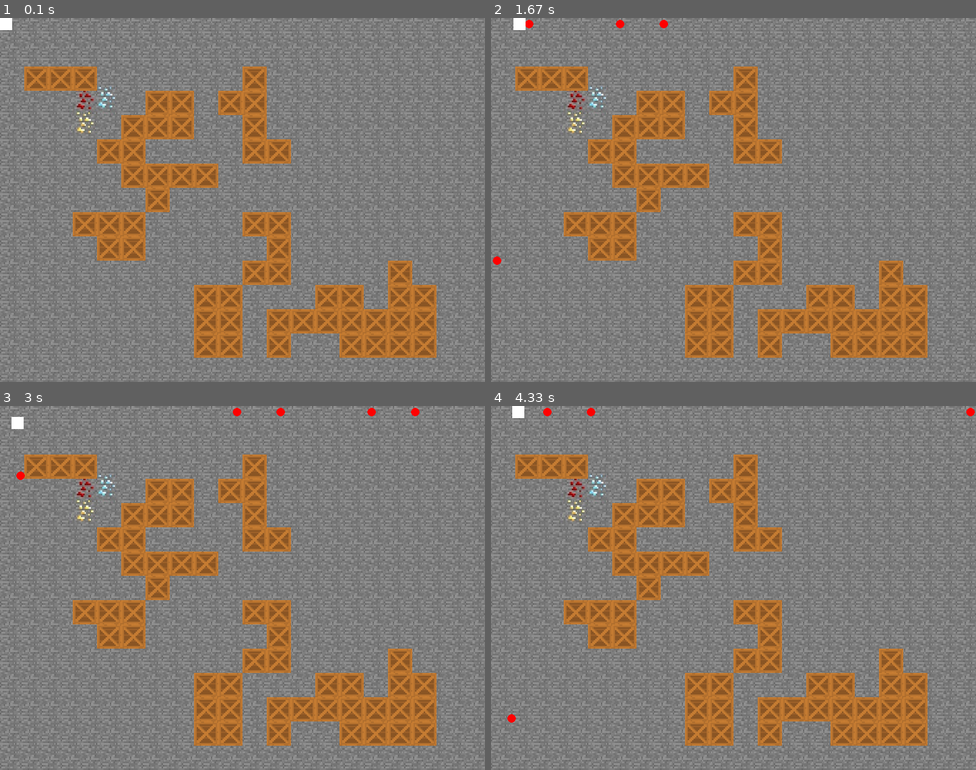
Above: before the commit, frames 1-4 (two rows, left to right).
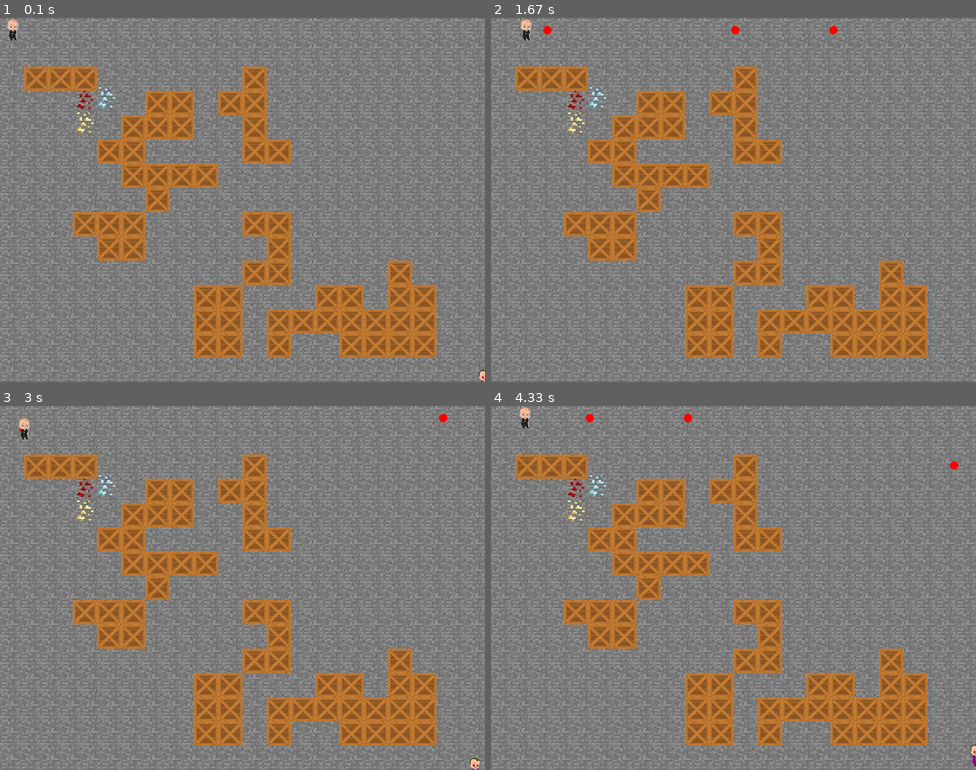
Above: after the commit, the same moments.

Repository: Pahtll/PyGameProjectDec2023
Game: pygame game, started from main.py
Same seed, same stepped clock (60 frames per second), same inputs: the game is played once before the commit and once after it.
Inputs (mouse positions are in pixels of both pictures, inside the frame that each line leads up to):
- Up to frame 1 (0.1 s): no input
- Up to frame 2 (1.67 s): tap Space at 0.33, 0.73, 1.03, 1.23, 1.57 s; hold Right 0.67-1.13 s; hold D 0.67-1.13 s; move the mouse to (888, 189) at 0.7 s; tap Right Ctrl at 0.82 s; hold Up 1.17-1.47 s; hold W 1.17-1.47 s; move the mouse to (617, 203) at 1.2 s; hold Right from 1.5 s (still down); hold D from 1.5 s (still down); move the mouse to (583, 145) at 1.53 s
- Up to frame 3 (3 s): tap Space at 1.87, 2.07, 2.37, 2.63, 2.97 s; release Right at 1.97 s; release D at 1.97 s; hold Left 2-2.53 s; hold A 2-2.53 s; move the mouse to (315, 460) at 2.03 s; tap Right Ctrl at 2.15 s; hold Down 2.57-2.87 s; hold S 2.57-2.87 s; move the mouse to (300, 620) at 2.6 s; hold Left from 2.9 s (still down); hold A from 2.9 s (still down); move the mouse to (252, 464) at 2.93 s
- Up to frame 4 (4.33 s): tap Space at 3.27, 3.4, 3.8, 4.1 s; release Left at 3.3 s; release A at 3.3 s; hold Up 3.33-3.7 s; hold W 3.33-3.7 s; move the mouse to (558, 577) at 3.37 s; tap Right Ctrl at 3.48 s; hold Right from 3.73 s (still down); hold D from 3.73 s (still down); move the mouse to (738, 624) at 3.77 s

The runs differ from the first frame. In frame 1, 0.2% of the frame differs, in the area x 0-100%, y 0-100%; in frame 2, 0.3%; in frame 3, 0.4%; in frame 4, 0.4%, in the area x 3-100%, y 0-99%.

Commit message:
Wot
Теперь есть два танка и тестовые текстурки для них (Они будут заменены). Также был добавлен фон главного меню, который пока нигде не используется

Co-Authored-By: haieheis <152368849+haieheis@users.noreply.github.com>

Diff:
--- a/main.py
+++ b/main.py
@@ -22,8 +22,8 @@
 pg.display.set_icon(icon)
 
 # Тестовое создание танка
-tank_object = tank.Tank(screen)
-tank_position = (0, 0)
+tank_topleft = tank.TankTopLeft(screen, 0, 0)
+tank_bottomright = tank.TankBottomRight(screen, 778, 578)
 
 # Установка сложности игры // Оставляйте 1 пока что
 controls.set_difficulty(1)
@@ -52,13 +52,17 @@
     # Создание поля из коробок каждый раз по новой
     field_of_boxes.duplicate_screen(screen)
 
-    # Объекту tank1 передаются набор пулек и коробок
-    tank_object.shot(bullets, boxes)
+    # Объекту tank_topleft передаются набор пулек и коробок
+    tank_topleft.shot(bullets, boxes)
+    tank_bottomright.shot(bullets, boxes)
 
     # Отображение спрайта танка
-    tank_object.update()
-    # Объекту tank1 передается список [(x, y), (x1, y1), ...] с содержанием координат коробок
-    tank_object.get_boxes_coordinates([class_instance.coordinates for class_instance in field_of_boxes.boxes])
+    tank_topleft.update()
+    tank_bottomright.update()
+
+    # Объекту tank_topleft передается список [(x, y), (x1, y1), ...] с содержанием координат коробок
+    tank_topleft.get_boxes_coordinates([class_instance.coordinates for class_instance in field_of_boxes.boxes])
+    tank_bottomright.get_boxes_coordinates([class_instance.coordinates for class_instance in field_of_boxes.boxes])
 
     # Нажимаемые клавиши, переменная position для сохранения позиции
     keys_get_pressed = pg.key.get_pressed()
@@ -71,16 +75,19 @@
 
     if menu.is_opened == False:
         """Сюда пишутся все события, которые не должны происходить, когда открывается меню."""
-        # Передаётся класс tank1 для понимания направления танка и корректировки относительно его направления пуль
-        bullets.update(tank_object)
+        # Передаётся класс tank_topleft для понимания направления танка и корректировки относительно его направления пуль
+        bullets.update(tank_topleft)
+        bullets.update(tank_bottomright)
 
         #Передвижение танка
-        tank_object.move(keys_get_pressed, boxes)
+        tank_topleft.move(keys_get_pressed, boxes)
+        tank_bottomright.move(keys_get_pressed, boxes)
 
     for event in pg.event.get():
 
         if menu.is_opened == False:
-            tank_object.generate_bullet(screen, bullets, event)
+            tank_topleft.generate_bullet(screen, bullets, event)
+            tank_bottomright.generate_bullet(screen, bullets, event)
 
         # Открытие меню на esc
         running = menu.open(event)
--- a/tank.py
+++ b/tank.py
@@ -11,12 +11,14 @@
     speed = 5
     damage = 50
 
-    def __init__(self, screen, tank):
+    def __init__(self, screen, tank, team):
         """Создаём пулю в позиции танка"""
         super(Bullet, self).__init__()
         self.screen = screen
-        self.rect = pg.Rect(tank.rect.centerx, tank.rect.centery, 12, 2)
+        self.rect = pg.Rect(tank.rect.centerx, tank.rect.centery, 7, 7)
         self.color = (255, 0, 0)
+        #Нужно для того чтобы разграничивать пули одного танка от пуль другого
+        self.team = team
 
         #Направления выстрела = направление танка
         self.direction = tank.direction
@@ -54,22 +56,77 @@
     speed = 1
     hp = 200
 
-    def __init__(self, screen):
+    def __init__(self, screen, x, y):
         super().__init__()
         self.screen = screen
         self.WIDTH = 20
         self.HEIGHT = 20
-        self.surf = pg.Surface((self.WIDTH, self.HEIGHT))
-        self.surf.fill((255, 255, 255))
+        #self.surf = pg.Surface((self.WIDTH, self.HEIGHT))
         self.rect = self.surf.get_rect()
-        self.x = 0
-        self.y = 0
-        self.rect.x = self.x
-        self.rect.y = self.y
-
+        self.x = x
+        self.y = y
+        self.rect.x = self.x
+        self.rect.y = self.y
+        self.boxes_coordinates = []
+
+    def get_boxes_coordinates(self, transferred_boxes_coordinates):
+        """Получение координат коробок"""
+        self.boxes_coordinates = transferred_boxes_coordinates
+
+    def shot(self, bullets, boxes):
+        """
+        В первом цикле мы берем по пуле из группы спрайтов пуль. Каждая пуля - экземлпяр класса Bullet().
+        Далее отрисовываем каждую пулю.
+        Проверяем дошла ли пуля до границы центром. Если да, то убираем её.
+
+        Во втором цикле мы пробегаемся по коробкам из группы спрайтов коробок.
+        Проверяем касается ли пуля хитбокса коробки, если касается, то возвращает True.
+        Если
+        """
+
+        for bullet in bullets.sprites():
+
+            # Отрисовываем пулю
+            bullet.draw_bullet()
+
+            # Убирает пулю когда она достигает конца экрана
+            if bullet.rect.centerx > 800 or bullet.rect.centery > 600 or bullet.rect.centerx < 0 or bullet.rect.centery < 0:
+                bullets.remove(bullet)
+
+        # Берём по коробке из группы спрайтов коробок. Для проверки
+        for box in boxes.sprites():
+
+            # Если пуля касается хитбокса коробки, то shot = True
+            shot = pg.sprite.spritecollide(box, bullets, True)
+
+            if shot:
+                # От коробки отнимаем урон от пули
+                box.hp -= bullet.damage
+
+                # Удаляем коробку, если она потеряла всем хп
+                if box.hp == 0:
+                    boxes.remove(box)
+
+    def update(self):
+        """
+        Перерисовываем танк на экране.
+        """
+        self.screen.blit(self.surf, self.rect)
+
+    def die(self):
+        """Скажи, а почему ты вместе с танком не сгорел?"""
+        pass
+
+class TankTopLeft(Tank):
+    """
+    Отвечает за верхний левый танк (управление на WASD, стрельба не пробел)
+    """
+    def __init__(self, screen, x, y):
+        self.surf = pg.image.load('images/tank1.png')
+        super().__init__(screen, x, y)
         # direction - направление ствола танка
         self.direction = 'down'
-        self.boxes_coordinates = []
+        #self.surf.fill((0, 255, 0))
 
     def move(self, keys, boxes):
         """Танк перемещается в одном их 4х направлений."""
@@ -79,43 +136,31 @@
                 and (not(y < self.y + self.HEIGHT < y + 40)) and (not(y < self.y < y + 40)))
                                      for x, y in self.boxes_coordinates)):
                 self.x += self.speed
-                self.direction = 'right'
-            else:
-                self.direction = 'right'
+            self.direction = 'right'
 
         elif keys[pg.K_a]:
             if (self.x > 0 and all((not(x <= self.x <= x + 40)) or ((x <= self.x <= x + 40
                 and (not(y < self.y + self.HEIGHT < y + 40))) and (not(y < self.y < y + 40)))
                                      for x, y in self.boxes_coordinates)):
                 self.x -= self.speed
-                self.direction = 'left'
-            else:
-                self.direction = 'left'
+            self.direction = 'left'
 
         elif keys[pg.K_s]:
             if (self.y < 600 and all((not(y <= self.y + self.HEIGHT <= y + 40)) or (y <= self.y + self.HEIGHT <= y + 40
                 and (not(x < self.x + self.WIDTH < x + 40)) and (not(x < self.x < x + 40)))
                                      for x, y in self.boxes_coordinates)):
                 self.y += self.speed
-                self.direction = 'down'
-            else:
-                self.direction = 'down'
+            self.direction = 'down'
 
         elif keys[pg.K_w]:
             if (self.y > 0 and all((not(y <= self.y <= y + 40)) or (y <= self.y <= y + 40
                 and (not (x < self.x + self.WIDTH < x + 40)) and (not (x < self.x < x + 40)))
                                    for x, y in self.boxes_coordinates)):
                 self.y -= self.speed
-                self.direction = 'up'
-            else:
-                self.direction = 'up'
-
-        self.rect.x = self.x
-        self.rect.y = self.y
-
-    def get_boxes_coordinates(self, transferred_boxes_coordinates):
-        """Получение координат коробок"""
-        self.boxes_coordinates = transferred_boxes_coordinates
+            self.direction = 'up'
+
+        self.rect.x = self.x
+        self.rect.y = self.y
 
     def generate_bullet(self, screen, bullets, event):
         """
@@ -126,52 +171,70 @@
 
         if event.type == pg.KEYDOWN:
             if event.key == pg.K_SPACE:
-                bullet = Bullet(screen, self)
+                bullet = Bullet(screen, self, 1)
                 bullets.add(bullet)
 
 
-    def shot(self, bullets, boxes):
-        """
-        В первом цикле мы берем по пуле из группы спрайтов пуль. Каждая пуля - экземлпяр класса Bullet().
-        Далее отрисовываем каждую пулю.
-        Проверяем дошла ли пуля до границы центром. Если да, то убираем её.
-
-        Во втором цикле мы пробегаемся по коробкам из группы спрайтов коробок.
-        Проверяем касается ли пуля хитбокса коробки, если касается, то возвращает True.
-        Если
-        """
-
-        for bullet in bullets.sprites():
-
-            # Отрисовываем пулю
-            bullet.draw_bullet()
-
-            # Убирает пулю когда она достигает конца экрана
-            if bullet.rect.centerx > 800 or bullet.rect.centery > 600 or bullet.rect.centerx < 0 or bullet.rect.centery < 0:
-                bullets.remove(bullet)
-
-        # Берём по коробке из группы спрайтов коробок. Для проверки
-        for box in boxes.sprites():
-
-            # Если пуля касается хитбокса коробки, то shot = True
-            shot = pg.sprite.spritecollide(box, bullets, True)
-
-            if shot:
-                # От коробки отнимаем урон от пули
-                box.hp -= bullet.damage
-
-                # Удаляем коробку, если она потеряла всем хп
-                if box.hp == 0:
-                    boxes.remove(box)
-
-    def update(self):
-        """
-        Перерисовываем танк на экране.
-        """
-        self.screen.blit(self.surf, self.rect)
-
-    def die(self):
-        """Скажи, а почему ты вместе с танком не сгорел?"""
-        pass
-
-    #Что ещё должен делать танчик?
+class TankBottomRight(Tank):
+    """
+    Отвечает за нижний правый танк (управление на стрелочки, стрельба на правый контрол)
+    """
+    def __init__(self, screen, x, y):
+        self.surf = pg.image.load('images/tank2.png')
+        super().__init__(screen, x, y)
+        # direction - направление ствола танка
+        self.direction = 'up'
+        #self.surf.fill((255, 0, 0))
+
+    def move(self, keys, boxes):
+        """Танк перемещается в одном их 4х направлений."""
+        # Изменяем координаты по дельте
+        """Танк перемещается в одном их 4х направлений."""
+        # Изменяем координаты по дельте
+        if keys[pg.K_RIGHT]:
+            if (self.x < 800 and all((not (x <= self.x + self.WIDTH <= x + 40)) or ((x <= self.x + self.WIDTH <= x + 40)
+                                                                                    and (not (
+                            y < self.y + self.HEIGHT < y + 40)) and (not (y < self.y < y + 40)))
+                                     for x, y in self.boxes_coordinates)):
+                self.x += self.speed
+            self.direction = 'right'
+
+        elif keys[pg.K_LEFT]:
+            if (self.x > 0 and all((not (x <= self.x <= x + 40)) or ((x <= self.x <= x + 40
+                                                                      and (
+                                                                      not (y < self.y + self.HEIGHT < y + 40))) and (
+                                                                     not (y < self.y < y + 40)))
+                                   for x, y in self.boxes_coordinates)):
+                self.x -= self.speed
+            self.direction = 'left'
+
+        elif keys[pg.K_DOWN]:
+            if (self.y < 600 and all((not (y <= self.y + self.HEIGHT <= y + 40)) or (y <= self.y + self.HEIGHT <= y + 40
+                                                                                     and (not (
+                            x < self.x + self.WIDTH < x + 40)) and (not (x < self.x < x + 40)))
+                                     for x, y in self.boxes_coordinates)):
+                self.y += self.speed
+            self.direction = 'down'
+
+        elif keys[pg.K_UP]:
+            if (self.y > 0 and all((not (y <= self.y <= y + 40)) or (y <= self.y <= y + 40
+                                                                     and (not (x < self.x + self.WIDTH < x + 40)) and (
+                                                                     not (x < self.x < x + 40)))
+                                   for x, y in self.boxes_coordinates)):
+                self.y -= self.speed
+            self.direction = 'up'
+
+        self.rect.x = self.x
+        self.rect.y = self.y
+
+    def generate_bullet(self, screen, bullets, event):
+        """
+        Каждый раз когда танк стреляет создаётся новая пуля. Пули хранятся в специальном списке со спрайтами.
+        Мета-инфа: нельзя сюда впихнуть отрисовку пули bullet.drawBullet(), поскольку она в основном цикле while
+        идёт после pg.display.update() (ф-ии выполняющей обновление экрана, для перерисовки его полностью)
+        """
+
+        if event.type == pg.KEYDOWN:
+            if event.key == pg.K_RCTRL:
+                bullet = Bullet(screen, self, 2)
+                bullets.add(bullet)
Binary file added: images/menuBG.png
Binary file added: images/tank1.png
Binary file added: images/tank2.png
